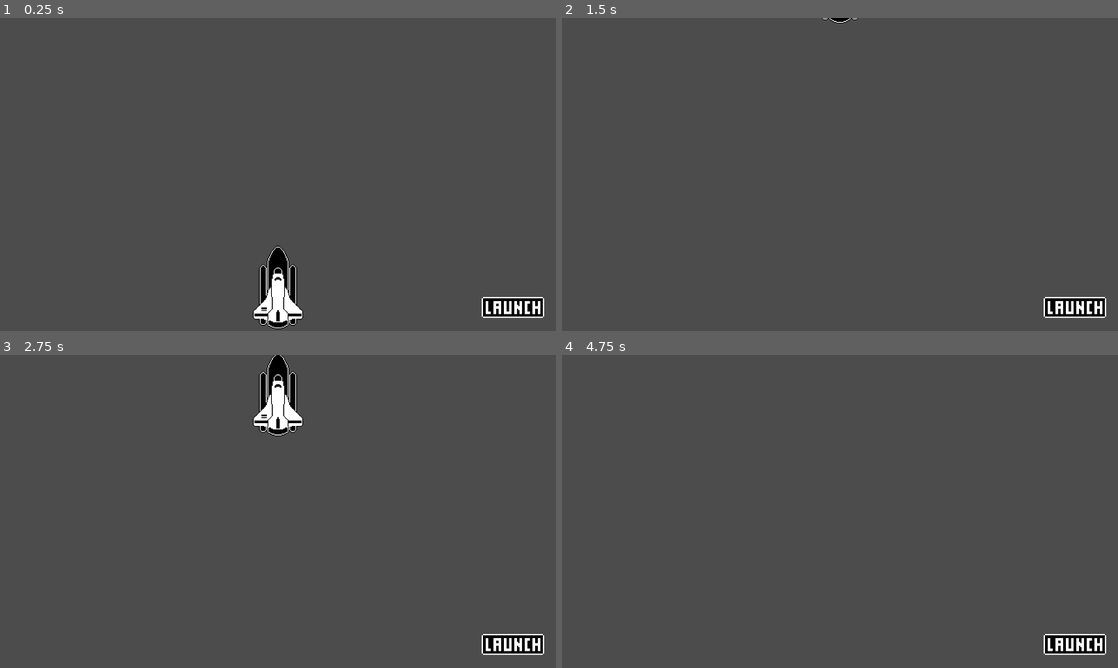
Above: before the commit, frames 1-4 (two rows, left to right).
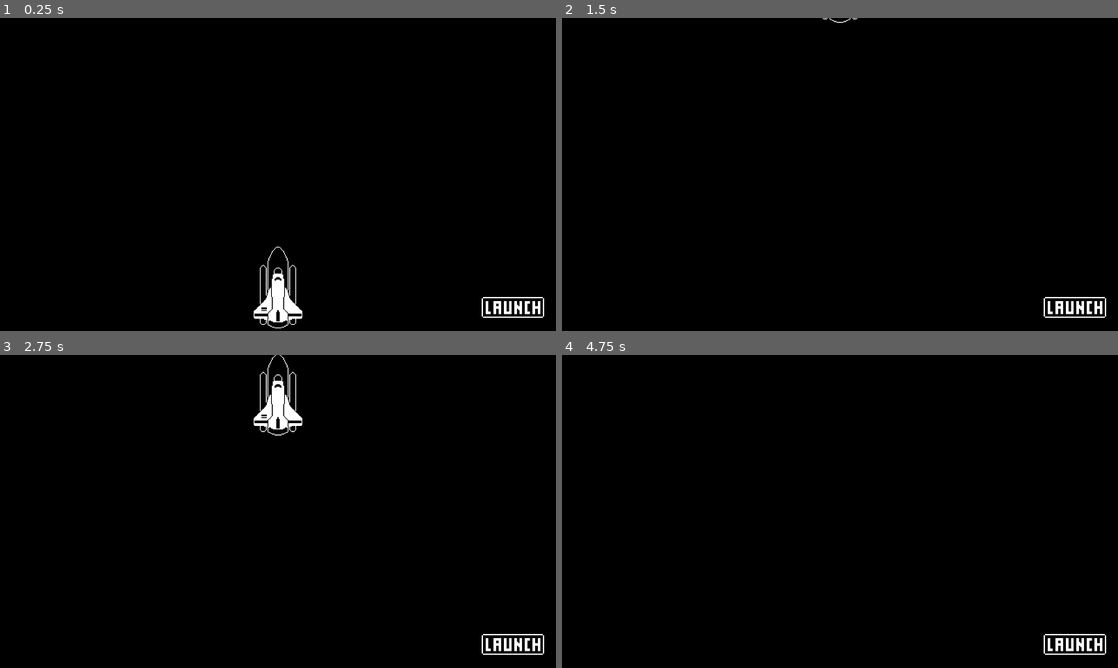
Above: after the commit, the same moments.

Repository: z4gon/rocket-launch-godot-game
Game: Godot game, scene res://Scenes/World.tscn
Same seed, same stepped clock (60 frames per second), same inputs: the game is played once before the commit and once after it.
Inputs (mouse positions are in pixels of both pictures, inside the frame that each line leads up to):
- Up to frame 1 (0.25 s): no input
- Up to frame 2 (1.5 s): click (1073, 305) at 0.5 s; click (1073, 305) at 1.25 s
- Up to frame 3 (2.75 s): click (511, 642) at 2 s
- Up to frame 4 (4.75 s): tap Enter at 3.5 s

The runs differ from the first frame. In frame 1, 98% of the frame differs, in the area x 0-100%, y 0-100%; in frame 2, 99%; in frame 3, 98%; in frame 4, 99%.

Commit message:
background

Diff:
--- a/Scenes/World.tscn
+++ b/Scenes/World.tscn
@@ -38,6 +38,11 @@
 [node name="World" type="Node"]
 script = ExtResource( 4 )
 
+[node name="ColorRect" type="ColorRect" parent="."]
+anchor_right = 1.0
+anchor_bottom = 1.0
+color = Color( 0, 0, 0, 1 )
+
 [node name="RocketShip" type="Sprite" parent="."]
 position = Vector2( 640, 620 )
 scale = Vector2( 2, 2 )
